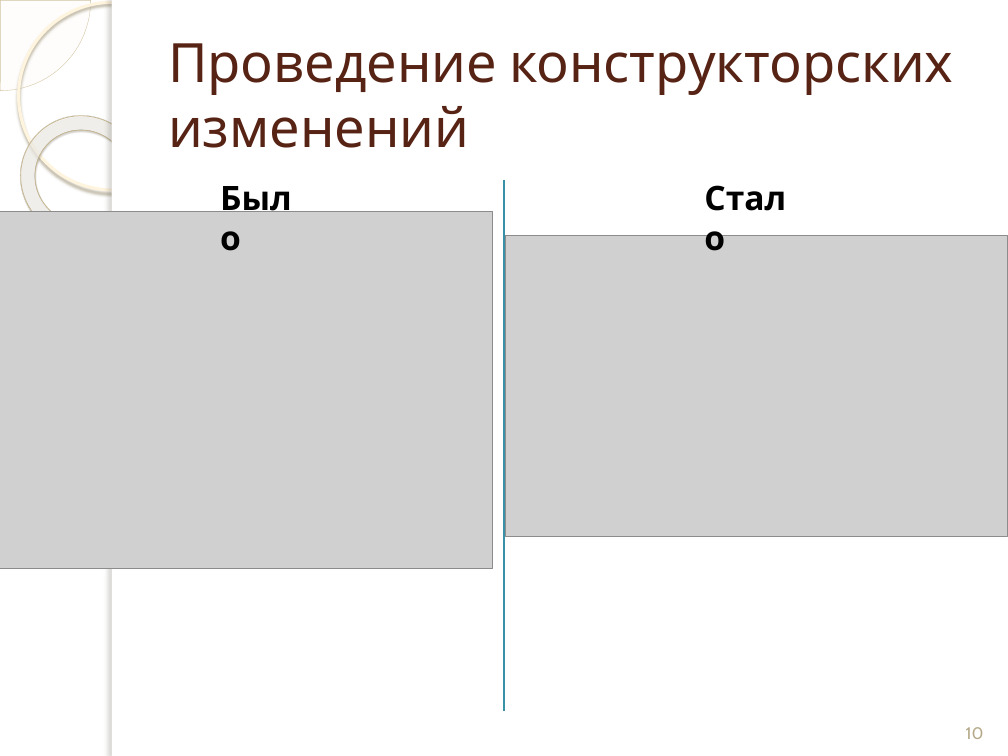
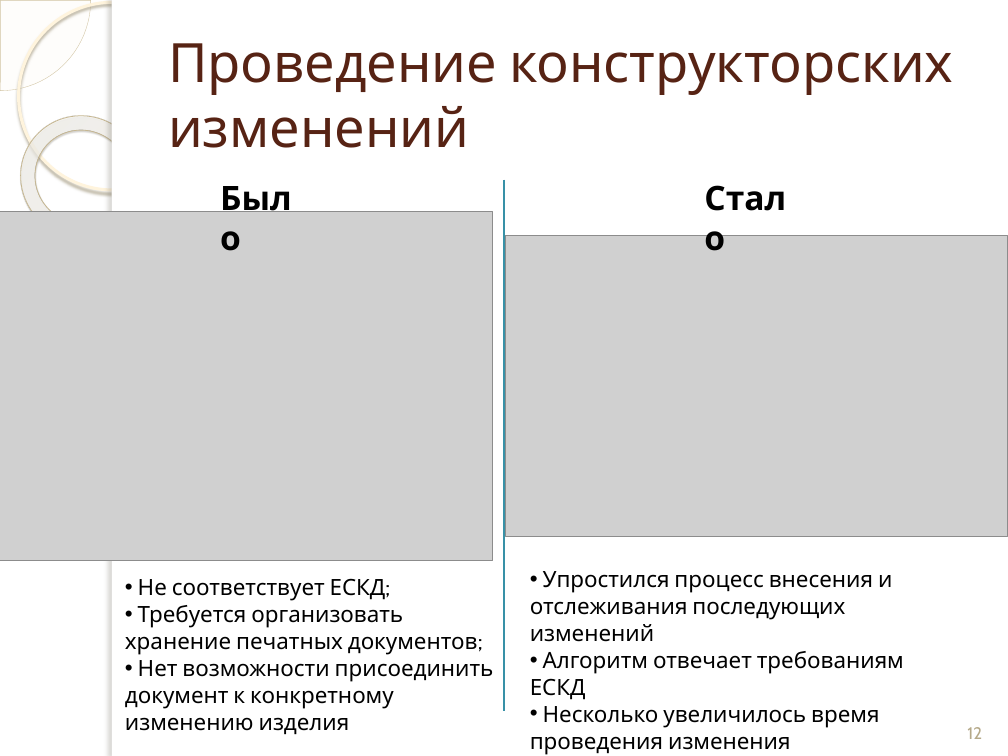
Before and after one commit to andreytemn/university, a slide deck: slide 12 of diplom/Темников презентация к диплому.pptx (slide 10 before the commit). Drawn at 1008x756 pixels with LibreOffice and Linux fonts; fonts in the diff are those of the drawing; grey boxes stand for pictures; background and template pictures are left out. Boxes give left, top, right and bottom in pixels: in the first picture for what was removed or moved away, otherwise in the second. Text is boxed around its words. In the diff, an @@ line names an element or a change of style, - is before the commit and + after.

```diff
--- a/diplom/Темников презентация к диплому.pptx
+++ b/diplom/Темников презентация к диплому.pptx
@@ picture: place and size @@
-picture at [0,212,493,569]
+picture at [0,212,493,560]
@@ text added at [125,578,494,735], 16 pt, text #000000 @@
+• Не соответствует ЕСКД;
+• Требуется организовать хранение печатных документов;
+• Нет возможности присоединить документ к конкретному изменению изделия
@@ text added at [530,571,904,750], 16 pt, text #000000 @@
+• Упростился процесс внесения и отслеживания последующих изменений
+• Алгоритм отвечает требованиям ЕСКД
+• Несколько увеличилось время проведения изменения
@@ page number at [967,727,982,739]: text changed @@
-10
+12
```
Also in this commit, not shown: 7 other slides changed, 3 slides added, 3 other files.
